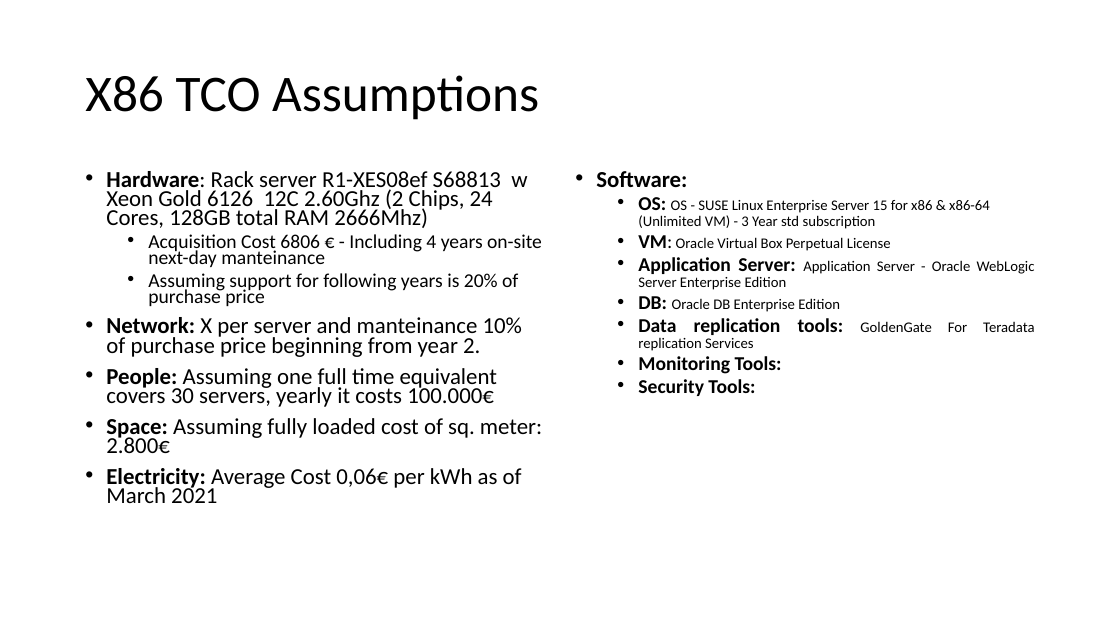
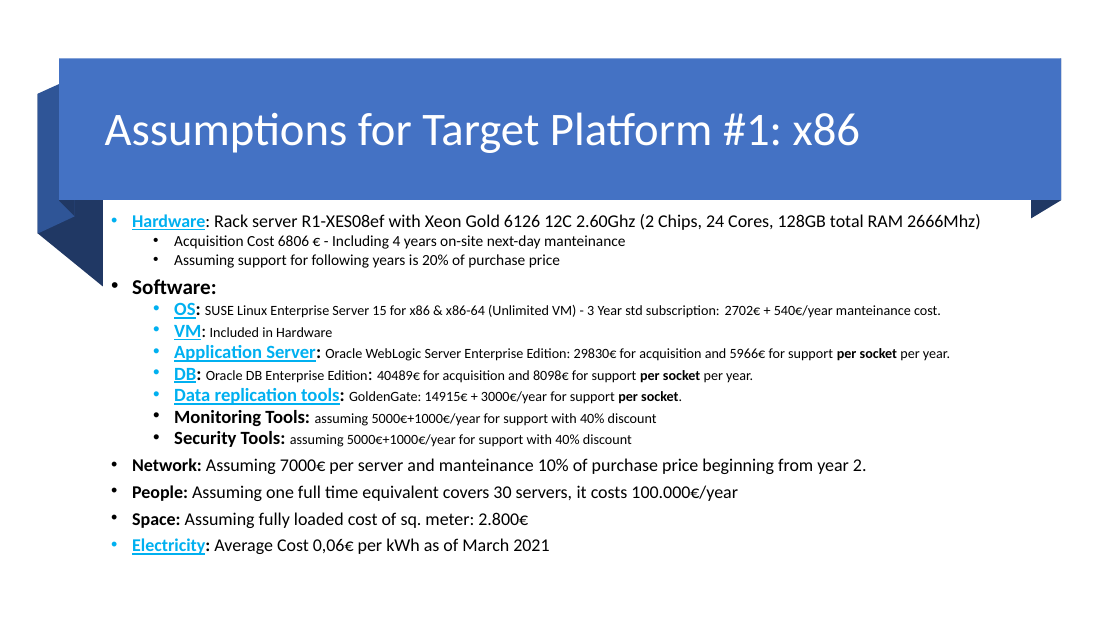
Before and after one commit to redjack96/TCO-Assessment, a slide deck: slide 4 of Rossi_GL_TCO_Pres_2021.pptx (slide 3 before the commit). Drawn at 1120x630 pixels with LibreOffice and Linux fonts; fonts in the diff are those of the drawing. Boxes give left, top, right and bottom in pixels: in the first picture for what was removed or moved away, otherwise in the second. Text is boxed around its words. In the diff, an @@ line names an element or a change of style, - is before the commit and + after.

```diff
--- a/Rossi_GL_TCO_Pres_2021.pptx
+++ b/Rossi_GL_TCO_Pres_2021.pptx
@@ group added at (38, 59, 1061, 287): 4 freeform shapes, 1 rectangle @@
@@ title removed at (85, 75, 539, 120) @@
-X86 TCO Assumptions
@@ title added at (105, 112, 860, 153), 40 pt, text #FFFFFF @@
+Assumptions for Target Platform #1: x86
@@ text removed at (596, 171, 1035, 396) @@
-• Software:
-  • OS: OS - SUSE Linux Enterprise Server 15 for x86 & x86-64 (Unlimited VM) - 3 Year std subscription
-  • VM: Oracle Virtual Box Perpetual License
-  • Application Server: Application Server - Oracle WebLogic Server Enterprise Edition
-  • DB: Oracle DB Enterprise Edition
-  • Data replication tools: GoldenGate For Teradata replication Services
-  • Monitoring Tools:
-  • Security Tools:
@@ text "Hardware: Rack server R1-XES08ef with ...": place and size @@
-text "Hardware: Rack server R1-XES08ef with ..." at (106, 171, 542, 503)
+text "Hardware: Rack server R1-XES08ef with ..." at (132, 214, 981, 555)
@@ text at (132, 214, 981, 230): text changed; size 19.6 to 15.4 pt @@
-• Hardware: Rack server R1-XES08ef S68813 w Xeon Gold 6126 12C 2.60Ghz (2 Chips, 24 Cores, 128GB total RAM 2666Mhz)
+• Hardware: Rack server R1-XES08ef with Xeon Gold 6126 12C 2.60Ghz (2 Chips, 24 Cores, 128GB total RAM 2666Mhz)
@@ text at (132, 235, 626, 555): size 16.8 to 13.2 pt in "Acquisition Cost 6806 € - Including 4 ...", "Assuming support for following years is 20% ..."; size 19.6 to 15.4 pt in "Space: Assuming fully loaded cost of sq. ...", "Electricity: Average Cost 0,06€ per kWh as ..."; text colour #000000 to #00B0F0, underline on in "Electricity:" @@
@@ text at (132, 279, 950, 501): text changed; size 19.6 to 12.1 pt @@
-• Network: X per server and manteinance 10% of purchase price beginning from year 2.
-• People: Assuming one full time equivalent covers 30 servers, yearly it costs 100.000€
+• Software:
+  • OS: SUSE Linux Enterprise Server 15 for x86 & x86-64 (Unlimited VM) - 3 Year std subscription: 2702€ + 540€/year manteinance cost.
+  • VM: Included in Hardware
+  • Application Server: Oracle WebLogic Server Enterprise Edition: 29830€ for acquisition and 5966€ for support per socket per year.
+  • DB: Oracle DB Enterprise Edition: 40489€ for acquisition and 8098€ for support per socket per year.
+  • Data replication tools: GoldenGate: 14915€ + 3000€/year for support per socket.
+  • Monitoring Tools: assuming 5000€+1000€/year for support with 40% discount
+  • Security Tools: assuming 5000€+1000€/year for support with 40% discount
+• Network: Assuming 7000€ per server and manteinance 10% of purchase price beginning from year 2.
+• People: Assuming one full time equivalent covers 30 servers, it costs 100.000€/year
```
Also in this commit, not shown: 2 other slides changed, 6 slides added, 1 other file.
